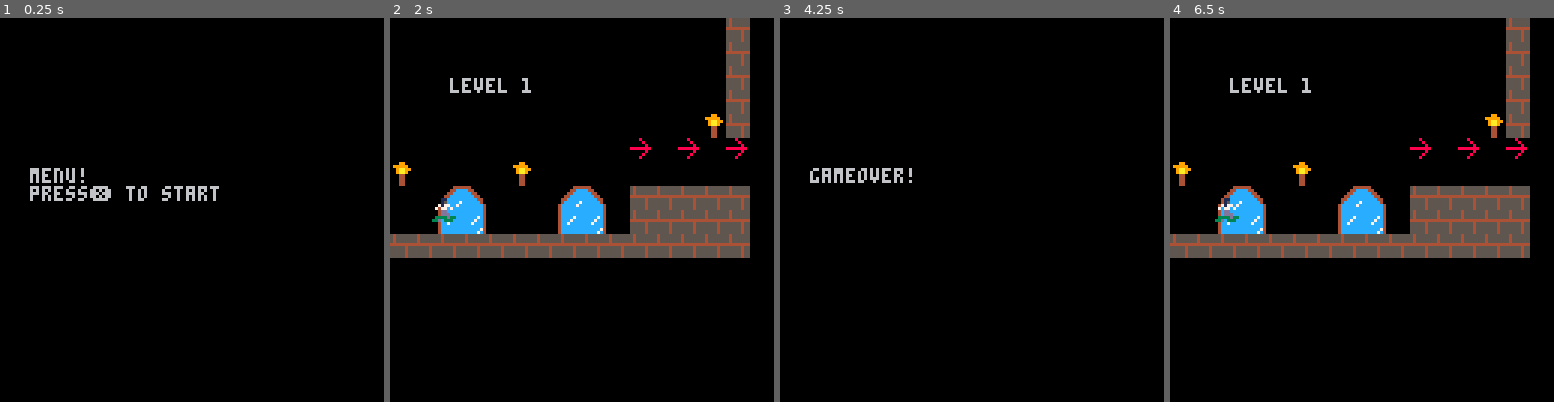
Above: before the commit, frames 1-4 (left to right).
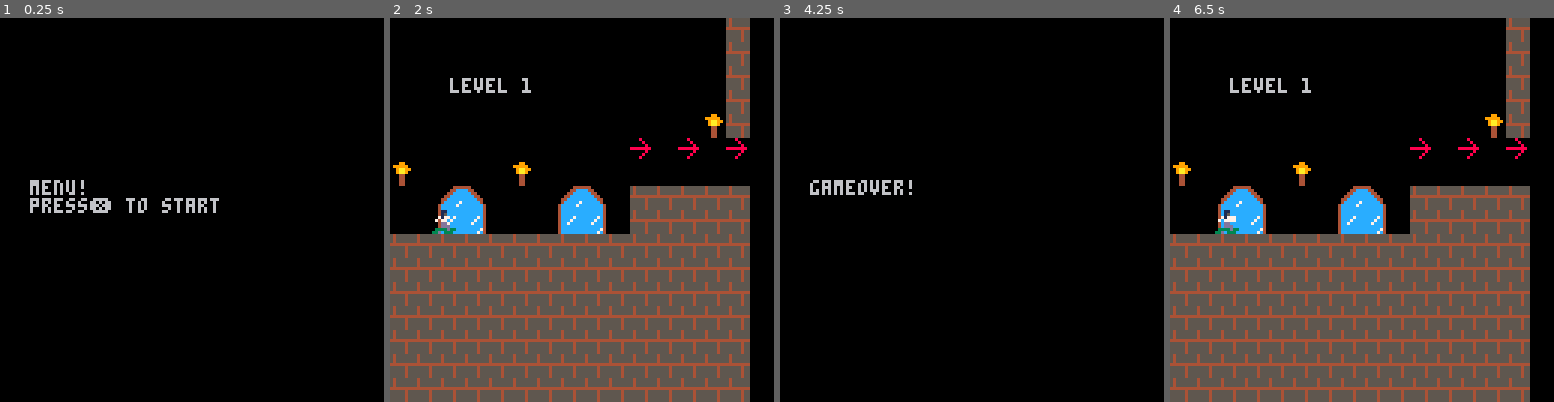
Above: after the commit, the same moments.

Repository: FrederikHR/GDB
Game: PICO-8 cartridge lift.p8
The game is run twice, just before and just after one commit, with the same random seed, the same clock (stepped at 60 frames per second) and the same inputs.
Inputs:
- Up to frame 1 (0.25 s): no input
- Up to frame 2 (2 s): tap X (X key) at 0.33, 1.07, 1.85 s; tap O (Z key) at 0.7, 1.7 s; hold Right from 1.6 s (still down)
- Up to frame 3 (4.25 s): release Right at 2.1 s; tap O (Z key) every 0.4 s from 2.1 to 4.1 s; hold Up 2.15-2.42 s; hold Right 2.47-3.03 s; tap X (X key) at 2.97, 4.08 s; hold Left 3.08-3.58 s; hold Down 3.63-3.97 s; hold Right from 4.02 s (still down)
- Up to frame 4 (6.5 s): tap O (Z key) every 0.4 s from 4.5 to 6.1 s; release Right at 4.68 s; hold Up 4.73-5.03 s; hold Left 5.08-5.68 s; tap X (X key) at 5.2, 6.32 s; hold Down 5.73-6.03 s; hold Right from 6.08 s (still down)

The runs differ from the first frame. In frame 1, 1.6% of the frame differs, in the area x 7-58%, y 39-51%; in frame 2, 35%, in the area x 0-94%, y 46-100%; in frame 3, 0.9%; in frame 4, 35%.

Commit message:
minor changes to level

Diff:
--- a/lift.p8
+++ b/lift.p8
@@ -5,7 +5,7 @@
 --by me
 
 --main menu
-px,py=10,50
+px,py=10,54
 function _init() menu_init() end
 
 function menu_init()
@@ -307,13 +307,13 @@
 0000444500000044450040404040400000000000000000000000000000000000000000000000000000000000000000000000000000000000000000000000000000000000000000000000000000000000000000000000000000000000000000000000000000000000000000000000000000000000000000000000000000000000
 0000545500000054550040404040400000000000000000000000000000000000000000000000000000000000000000000000000000000000000000000000000000000000000000000000000000000000000000000000000000000000000000000000000000000000000000000000000000000000000000000000000000000000
 4040404040404040404040404040400000000000000000000000000000000000000000000000000000000000000000000000000000000000000000000000000000000000000000000000000000000000000000000000000000000000000000000000000000000000000000000000000000000000000000000000000000000000
-0000000000000000000000000000000000000000000000000000000000000000000000000000000000000000000000000000000000000000000000000000000000000000000000000000000000000000000000000000000000000000000000000000000000000000000000000000000000000000000000000000000000000000
-0000000000000000000000000000000000000000000000000000000000000000000000000000000000000000000000000000000000000000000000000000000000000000000000000000000000000000000000000000000000000000000000000000000000000000000000000000000000000000000000000000000000000000
-0000000000000000000000000000000000000000000000000000000000000000000000000000000000000000000000000000000000000000000000000000000000000000000000000000000000000000000000000000000000000000000000000000000000000000000000000000000000000000000000000000000000000000
-0000000000000000000000000000000000000000000000000000000000000000000000000000000000000000000000000000000000000000000000000000000000000000000000000000000000000000000000000000000000000000000000000000000000000000000000000000000000000000000000000000000000000000
-0000000000000000000000000000000000000000000000000000000000000000000000000000000000000000000000000000000000000000000000000000000000000000000000000000000000000000000000000000000000000000000000000000000000000000000000000000000000000000000000000000000000000000
-0000000000000000000000000000000000000000000000000000000000000000000000000000000000000000000000000000000000000000000000000000000000000000000000000000000000000000000000000000000000000000000000000000000000000000000000000000000000000000000000000000000000000000
-0000000000000000000000000000000000000000000000000000000000000000000000000000000000000000000000000000000000000000000000000000000000000000000000000000000000000000000000000000000000000000000000000000000000000000000000000000000000000000000000000000000000000000
+4040404040404040404040404040400000000000000000000000000000000000000000000000000000000000000000000000000000000000000000000000000000000000000000000000000000000000000000000000000000000000000000000000000000000000000000000000000000000000000000000000000000000000
+4040404040404040404040404040400000000000000000000000000000000000000000000000000000000000000000000000000000000000000000000000000000000000000000000000000000000000000000000000000000000000000000000000000000000000000000000000000000000000000000000000000000000000
+4040404040404040404040404040400000000000000000000000000000000000000000000000000000000000000000000000000000000000000000000000000000000000000000000000000000000000000000000000000000000000000000000000000000000000000000000000000000000000000000000000000000000000
+4040404040404040404040404040400000000000000000000000000000000000000000000000000000000000000000000000000000000000000000000000000000000000000000000000000000000000000000000000000000000000000000000000000000000000000000000000000000000000000000000000000000000000
+4040404040404040404040404040400000000000000000000000000000000000000000000000000000000000000000000000000000000000000000000000000000000000000000000000000000000000000000000000000000000000000000000000000000000000000000000000000000000000000000000000000000000000
+4040404040404040404040404040400000000000000000000000000000000000000000000000000000000000000000000000000000000000000000000000000000000000000000000000000000000000000000000000000000000000000000000000000000000000000000000000000000000000000000000000000000000000
+4040404040404040404040404040400000000000000000000000000000000000000000000000000000000000000000000000000000000000000000000000000000000000000000000000000000000000000000000000000000000000000000000000000000000000000000000000000000000000000000000000000000000000
 0000000000000000000000000000000000000000000000000000000000000000000000000000000000000000000000000000000000000000000000000000000000000000000000000000000000000000000000000000000000000000000000000000000000000000000000000000000000000000000000000000000000000000
 0000000000000000000000000000000000000000000000000000000000000000000000000000000000000000000000000000000000000000000000000000000000000000000000000000000000000000000000000000000000000000000000000000000000000000000000000000000000000000000000000000000000000000
 0000000000000000000000000000000000000000000000000000000000000000000000000000000000000000000000000000000000000000000000000000000000000000000000000000000000000000000000000000000000000000000000000000000000000000000000000000000000000000000000000000000000000000
